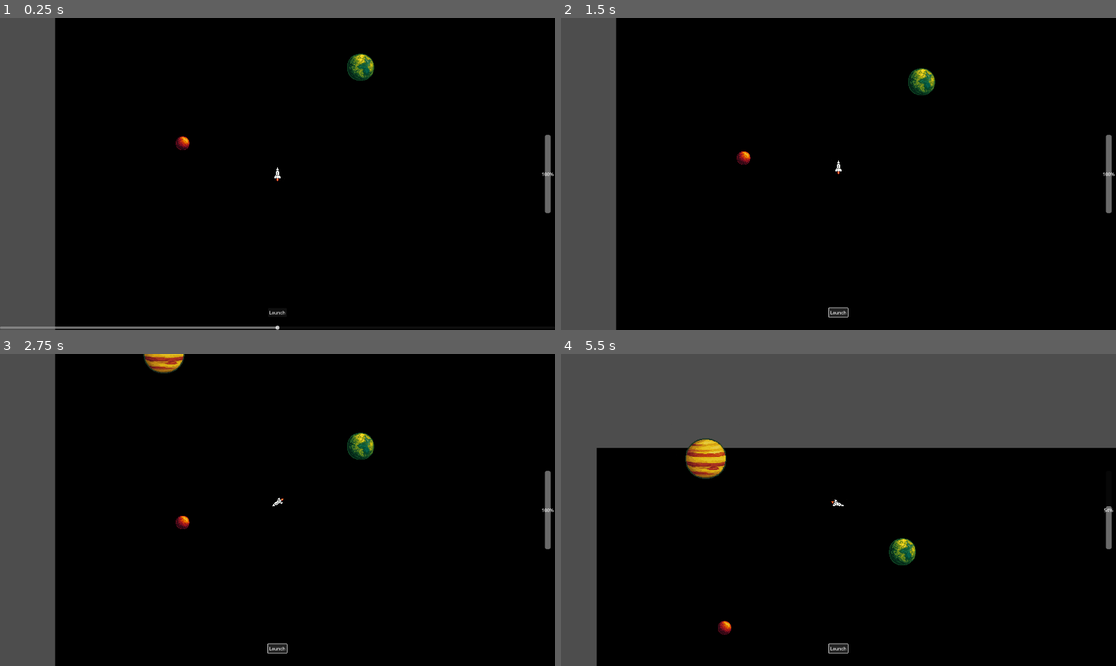
Above: before the commit, frames 1-4 (two rows, left to right).
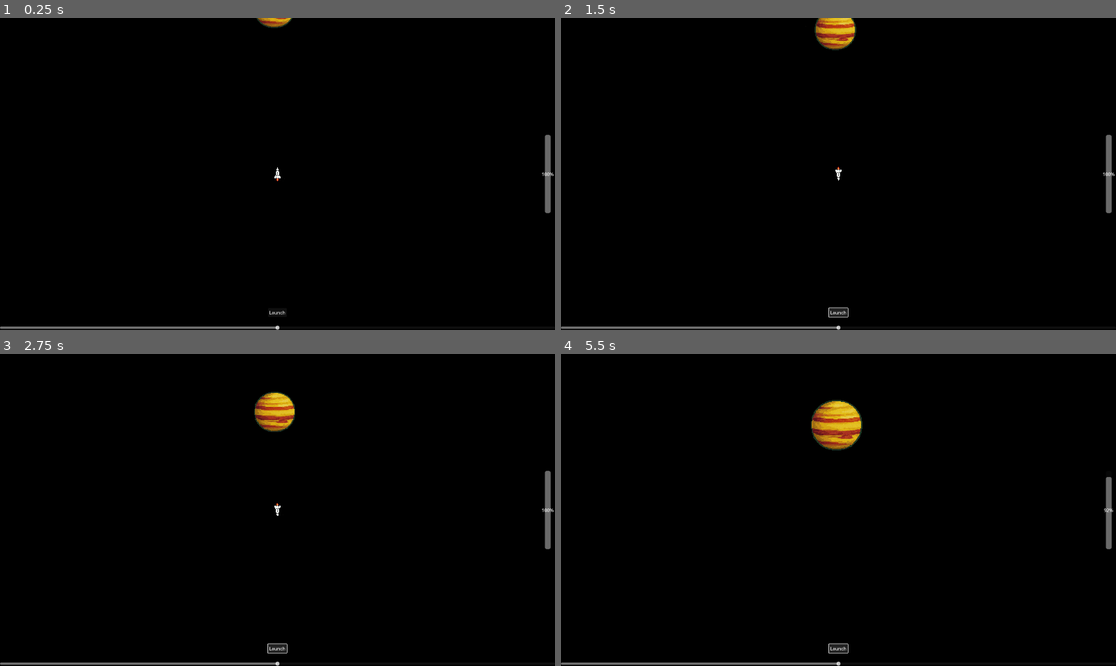
Above: after the commit, the same moments.

Repository: mythfrost/SpaceTaxi
Game: Godot game, scene res://Scenes/Main.tscn
The game is run twice, just before and just after one commit, with the same random seed, the same clock (stepped at 60 frames per second) and the same inputs.
Inputs:
- Up to frame 1 (0.25 s): no input
- Up to frame 2 (1.5 s): click "Launch" at 0.5 s; click "Launch" at 1.25 s
- Up to frame 3 (2.75 s): click "Launch" at 2 s
- Up to frame 4 (5.5 s): tap Enter (ui_accept) at 2.75, 3.6, 3.77, 4.07, 5.1, 5.27 s; hold Enter (ui_accept) 2.78-3.53 s; hold Enter (ui_accept) 4.28-5.03 s

The runs differ from the first frame. In frame 1, 11% of the frame differs, in the area x 0-68%, y 0-100%; in frame 2, 11%; in frame 3, 12%; in frame 4, 36%, in the area x 0-100%, y 0-100%.
Error after the commit: Invalid access to property or key 'is_launched' on a base object of type 'previously freed'. (res://Scripts/main.gd:16)

Commit message:
Added Sun

Diff:
--- a/Scenes/Main.tscn
+++ b/Scenes/Main.tscn
@@ -6,6 +6,7 @@
 [ext_resource type="Script" uid="uid://bbu5nl8nxfng0" path="res://Scripts/spaceship.gd" id="3_rgh2o"]
 [ext_resource type="PackedScene" uid="uid://baubbr1tgv60k" path="res://Scenes/mediumPlanet.tscn" id="5_pbw6q"]
 [ext_resource type="PackedScene" uid="uid://b1ab33pf64o5a" path="res://Scenes/largePlanet.tscn" id="6_v1gob"]
+[ext_resource type="PackedScene" uid="uid://cevdqifu1aoer" path="res://Scenes/sun.tscn" id="7_jw32o"]
 
 [node name="Main" type="Node2D"]
 script = ExtResource("1_kln2b")
@@ -14,14 +15,16 @@
 anchors_preset = 15
 anchor_right = 1.0
 anchor_bottom = 1.0
-offset_right = 10000.0
-offset_bottom = 10000.0
+offset_left = -3965.0
+offset_top = -5334.0
+offset_right = 6035.0
+offset_bottom = 4666.0
 grow_horizontal = 2
 grow_vertical = 2
 color = Color(0, 0, 0, 1)
 
 [node name="Spaceship" parent="." instance=ExtResource("2_rgh2o")]
-position = Vector2(962, 911)
+position = Vector2(967, 965)
 script = ExtResource("3_rgh2o")
 max_fuel = 100.0
 thrust_power = 400.0
@@ -65,13 +68,18 @@
 fill_mode = 3
 
 [node name="smallPlanet" parent="." instance=ExtResource("3_pbw6q")]
-position = Vector2(552, 778)
+position = Vector2(-1832, -1221)
 
 [node name="mediumPlanet" parent="." instance=ExtResource("5_pbw6q")]
-position = Vector2(1321, 449)
+position = Vector2(578, -1906)
+
+[node name="mediumPlanet2" parent="." instance=ExtResource("5_pbw6q")]
+position = Vector2(-841, -2089)
 
 [node name="largePlanet" parent="." instance=ExtResource("6_v1gob")]
-position = Vector2(471, 46)
+position = Vector2(953, 246)
+
+[node name="Sun" parent="." instance=ExtResource("7_jw32o")]
 
 [connection signal="value_changed" from="CanvasLayer/AngleSlider" to="." method="_on_h_slider_value_changed"]
 [connection signal="pressed" from="CanvasLayer/Button" to="." method="_on_button_pressed"]
--- a/Scenes/Spaceship.tscn
+++ b/Scenes/Spaceship.tscn
@@ -37,5 +37,4 @@
 
 [node name="Camera2D" type="Camera2D" parent="."]
 zoom = Vector2(0.8, 0.8)
-position_smoothing_enabled = true
 position_smoothing_speed = 3.0
--- /dev/null
+++ b/Scenes/sun.tscn
@@ -0,0 +1,3 @@
+[gd_scene format=3 uid="uid://cevdqifu1aoer"]
+
+[node name="Sun" type="Node2D"]
--- a/Scripts/main.gd
+++ b/Scripts/main.gd
@@ -11,12 +11,12 @@
 func _on_LaunchButton_pressed() -> void:
 	if not spaceship.is_launched:
 		spaceship.launch(slider.value)
-		slider.visible = false
 
 func _process(_delta: float) -> void:
 	if not spaceship.is_launched:
 		if Input.is_action_just_pressed("ui_accept"):
 			spaceship.launch(slider.value)
-			slider.visible = false
+			slider.hide()
+			launch_button.hide()
 	else:
 		fuel_bar.value = spaceship.current_fuel
--- /dev/null
+++ b/Scripts/sun.gd
@@ -0,0 +1 @@
+extends Node
Not shown: 1 places in Scenes/Main.tscn that only renumber resources
Not shown, added: Scripts/sun.gd.uid
Binary file added: art/20250429_1733_Blue Pixelated Sun_simple_compose_01jt21rvfye43rmtz83bb537wn.png
Not shown, added: art/20250429_1733_Blue Pixelated Sun_simple_compose_01jt21rvfye43rmtz83bb537wn.png.import
